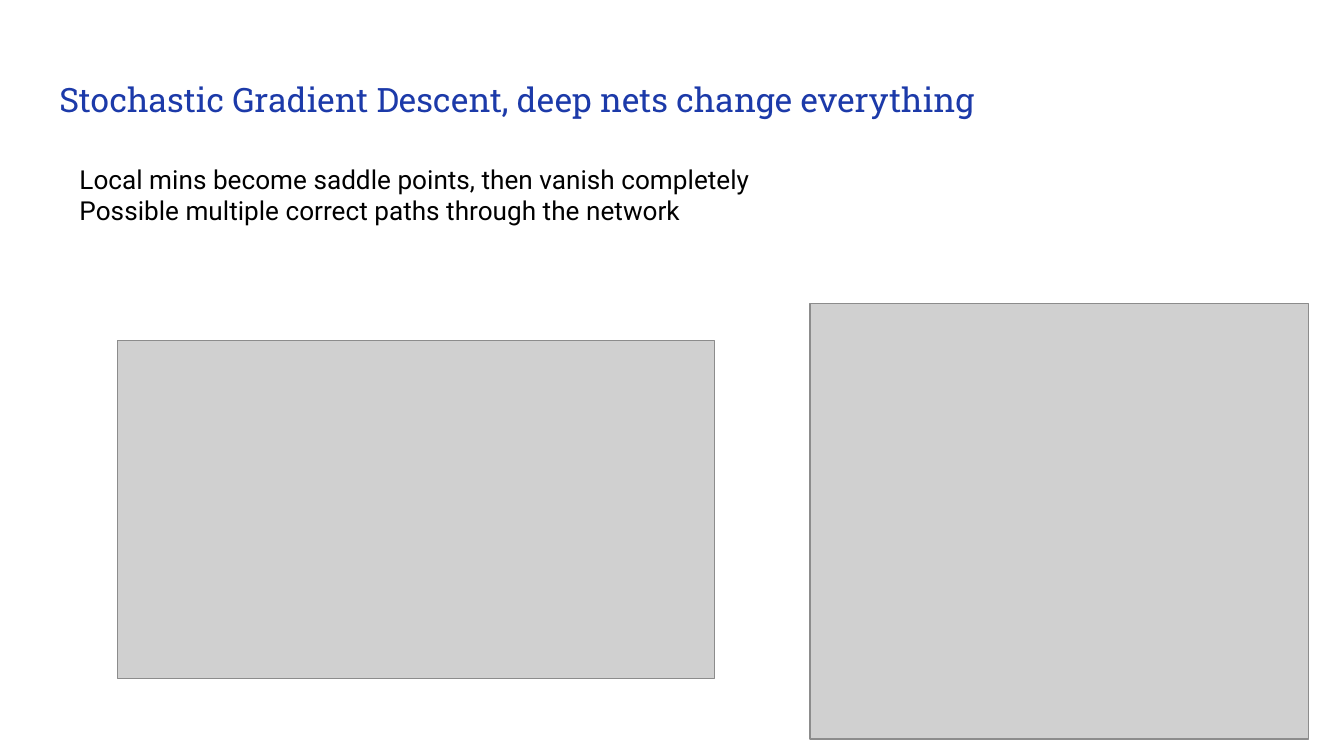
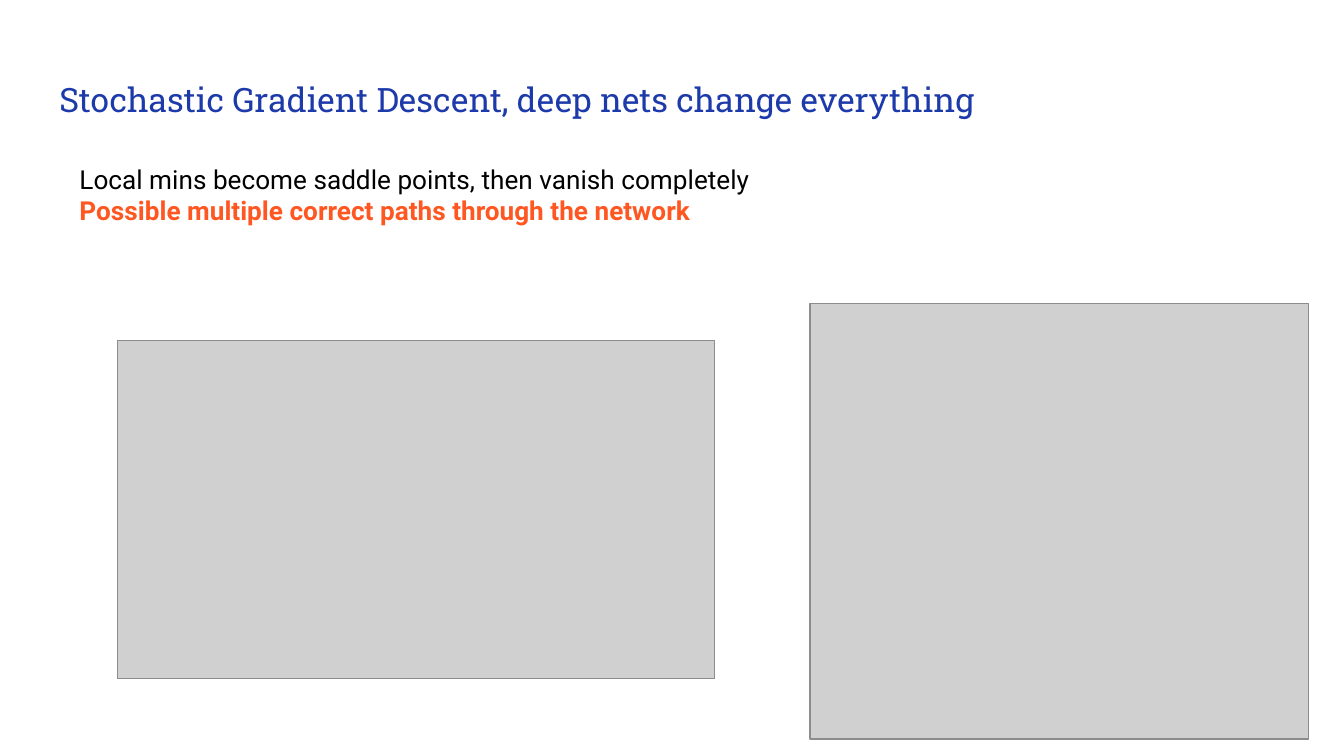
Before and after one commit to timestocome/DeepLearning-Talks, a slide deck: slide 11 of NeuralNets (under the hood)/Neural Network Math.pptx. Drawn at 1344x756 pixels with LibreOffice and Linux fonts; fonts in the diff are those of the drawing; grey boxes stand for pictures. Boxes give left, top, right and bottom in pixels: in the first picture for what was removed or moved away, otherwise in the second. Text is boxed around its words. In the diff, an @@ line names an element or a change of style, - is before the commit and + after.

```diff
--- a/NeuralNets (under the hood)/Neural Network Math.pptx
+++ b/NeuralNets (under the hood)/Neural Network Math.pptx
@@ text at [79, 200, 690, 226]: text colour #000000 to #FF5722, bold on in "Possible multiple correct paths through the network" @@
```
Also in this commit, not shown: 15 other slides changed, 1 other file.
